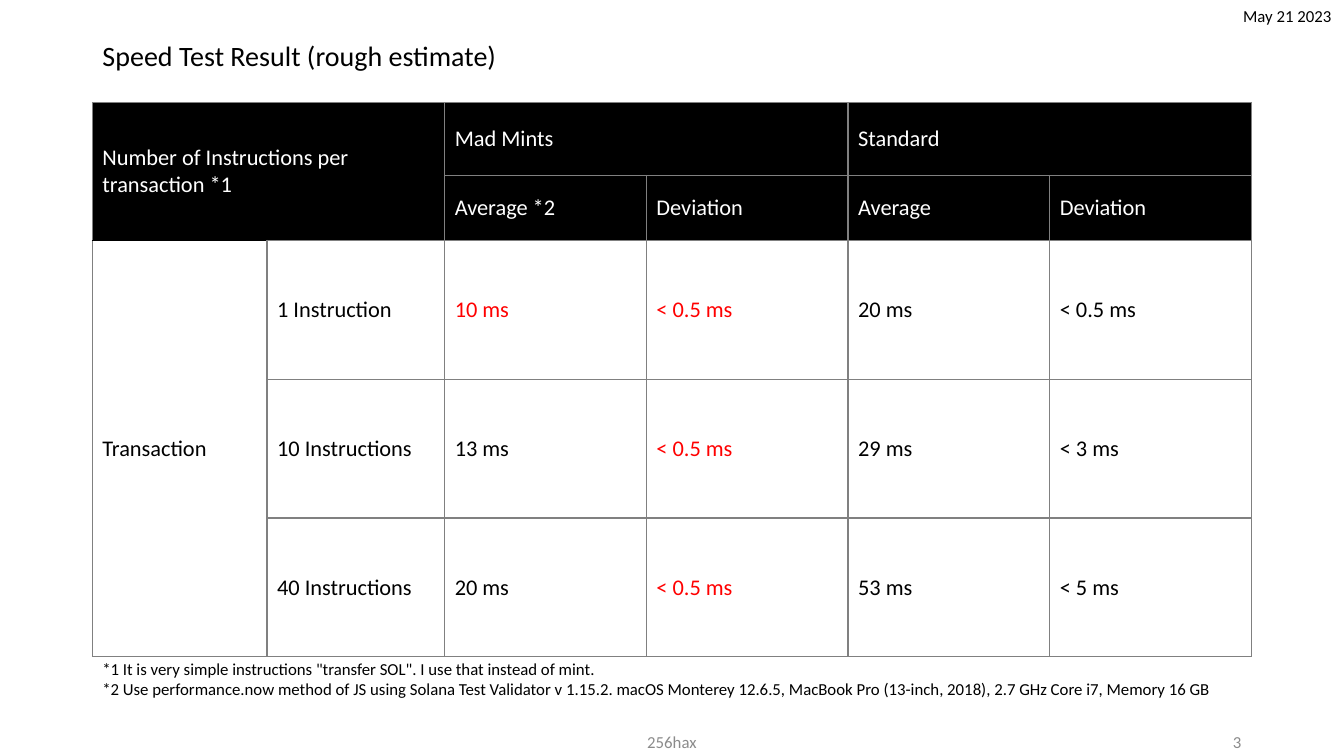
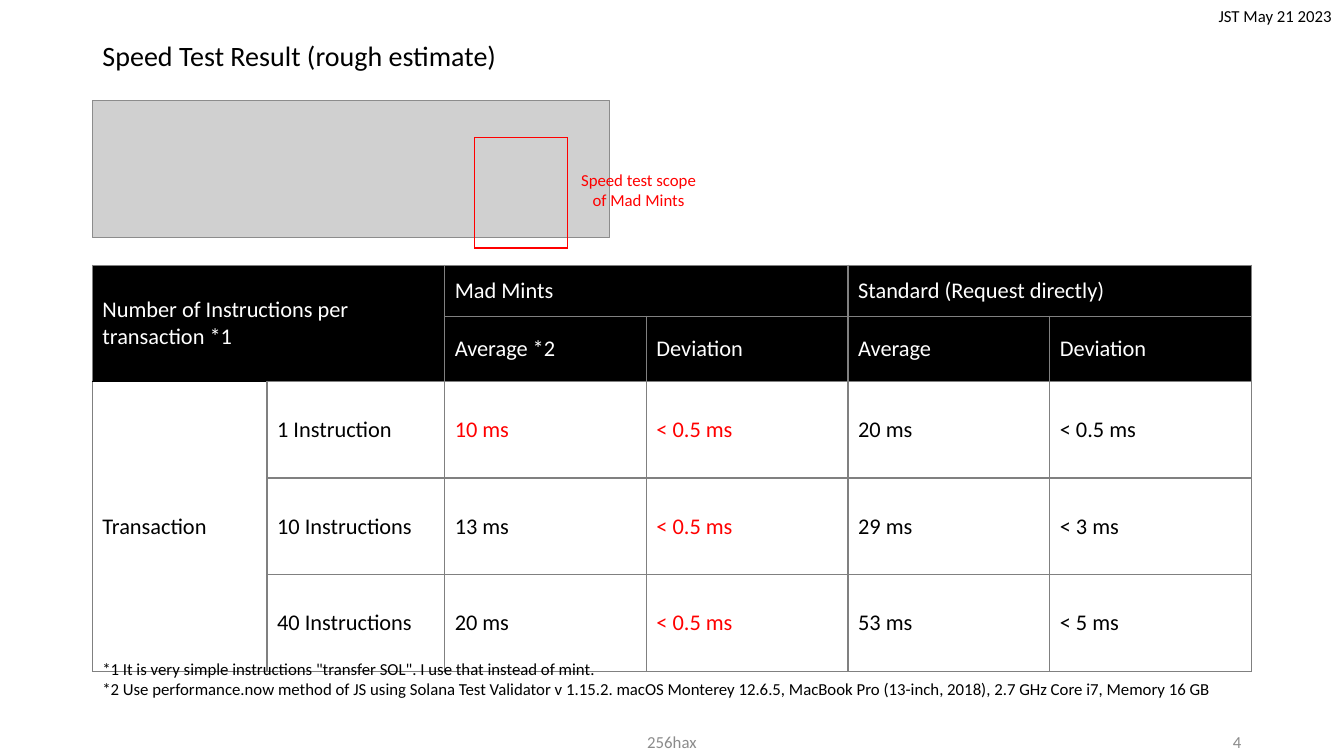
Before and after one commit to 256hax/mad-mints, a slide deck: slide 5 of docs/Mad-Mints.pptx (slide 4 before the commit). Drawn at 1344x756 pixels with LibreOffice and Linux fonts; fonts in the diff are those of the drawing; grey boxes stand for pictures; background and template pictures are left out. Boxes give left, top, right and bottom in pixels: in the first picture for what was removed or moved away, otherwise in the second. Text is boxed around its words. In the diff, an @@ line names an element or a change of style, - is before the commit and + after.

```diff
--- a/docs/Mad-Mints.pptx
+++ b/docs/Mad-Mints.pptx
@@ text at [1219, 11, 1332, 25]: text changed @@
-May 21 2023
+JST May 21 2023
@@ picture added at [93, 100, 610, 238] @@
@@ rectangle added at [475, 137, 569, 248], outline #FF0000 1 pt @@
@@ text added at [581, 173, 696, 206], 12 pt, text #FF0000 @@
+Speed test scope of Mad Mints
@@ table at [93, 265, 1251, 644] @@
-row 1, column 5: Standard
+row 1, column 5: Standard (Request directly)
@@ table: place and size @@
-table at [93, 103, 1251, 642]
+table at [93, 265, 1251, 644]
@@ page number at [1233, 737, 1241, 748]: text changed @@
-3
+4
```
Also in this commit, not shown: 7 other slides changed, 1 slide added.
